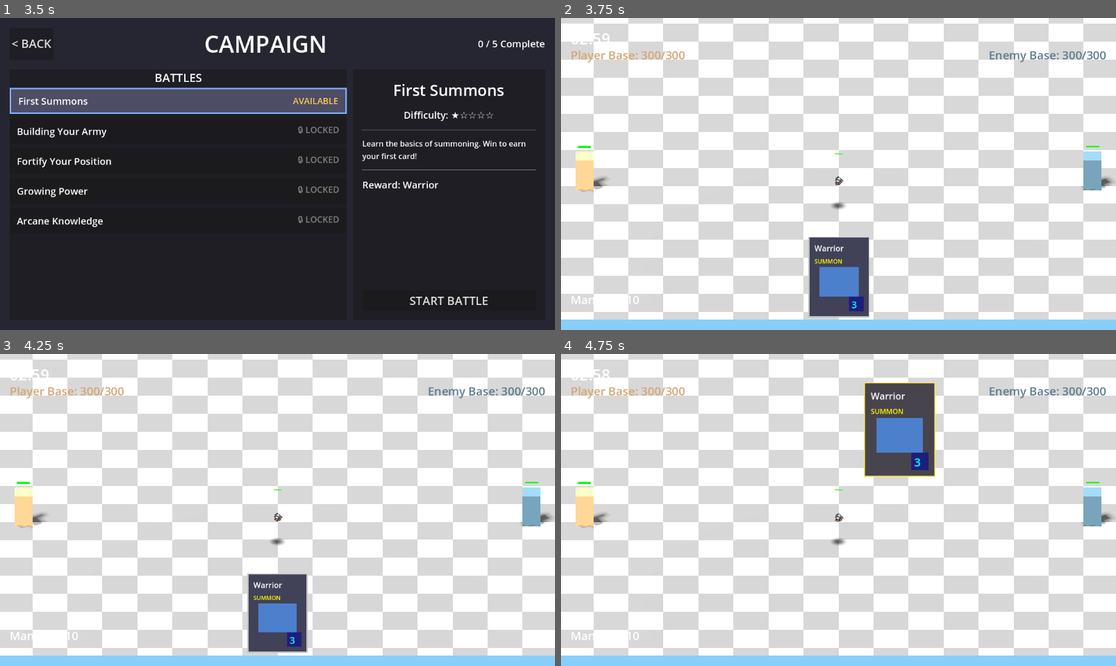
Above: before the commit, frames 1-4 (two rows, left to right).
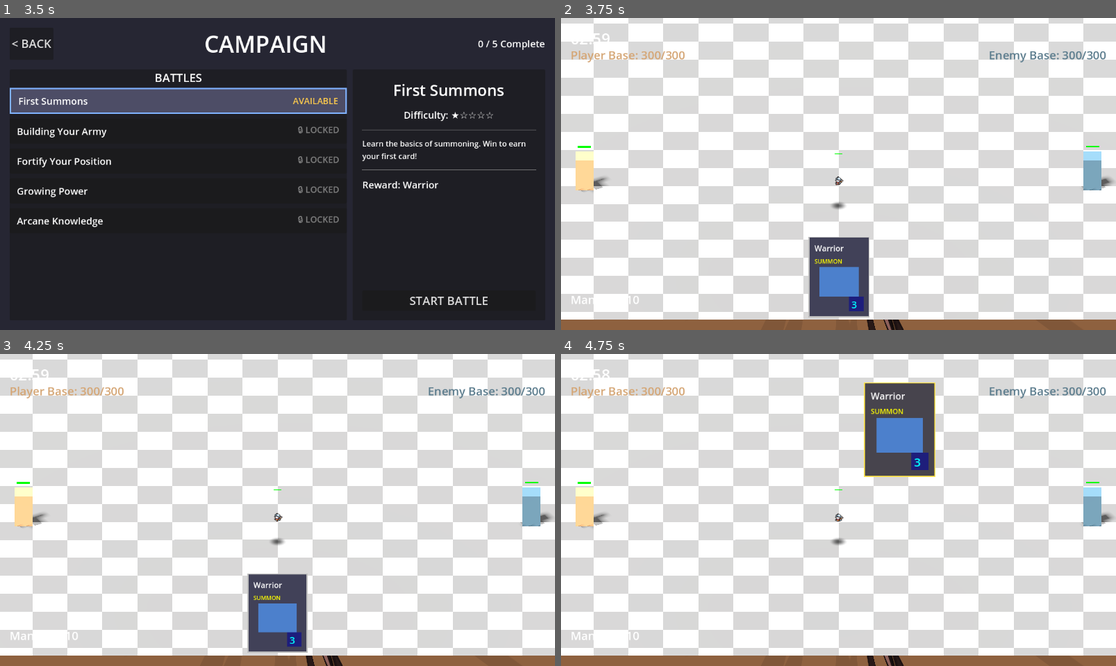
Above: after the commit, the same moments.

Repository: amari-charles/project-summoner
Game: Godot game, scene res://scenes/ui/main_menu.tscn
The game is run twice, just before and just after one commit, with the same random seed, the same clock (stepped at 60 frames per second) and the same inputs.
Inputs (mouse positions are in pixels of both pictures, inside the frame that each line leads up to):
- Up to frame 1 (3.5 s): click "PLAY" at 0.5 s; click "SELECT" at 1.25 s; click "CHOOSE WARRIOR" at 2 s; click (177, 99) at 2.75 s
- Up to frame 2 (3.75 s): click "START BATTLE" at 3.5 s
- Up to frame 3 (4.25 s): no input
- Up to frame 4 (4.75 s): tap Enter at 4.25 s; drag from (838, 612) to (894, 441) at 4.27 s

Frame 1 is identical in both runs. In frame 2, 3.3% of the frame differs, in the area x 0-100%, y 96-100%; in frame 3, 3.3%; in frame 4, 3.3%.

Commit message:
Use panorama sky for background instead of mesh
- Replaced mesh approach with PanoramaSkyMaterial
- Background image now wraps as environment skybox
- Changed background_mode from color (1) to sky (2)
- This should be visible from any camera angle

🤖 Generated with [Claude Code](https://claude.com/claude-code)

Co-Authored-By: Claude <noreply@anthropic.com>

Diff:
--- a/scenes/battlefield/base_battlefield_3d.tscn
+++ b/scenes/battlefield/base_battlefield_3d.tscn
@@ -1,18 +1,17 @@
-[gd_scene load_steps=9 format=3 uid="uid://cm2j43v0j4iiv"]
+[gd_scene load_steps=8 format=3 uid="uid://cm2j43v0j4iiv"]
 
 [ext_resource type="Script" path="res://scripts/battlefield/base_battlefield_3d.gd" id="1_script"]
 [ext_resource type="Texture2D" path="res://assets/environments/elven_land/game_background_1/game_background_1.png" id="2_background"]
 
-[sub_resource type="StandardMaterial3D" id="StandardMaterial3D_background"]
-albedo_texture = ExtResource("2_background")
-shading_mode = 0
+[sub_resource type="PanoramaSkyMaterial" id="PanoramaSkyMaterial_1"]
+panorama = ExtResource("2_background")
 
-[sub_resource type="PlaneMesh" id="PlaneMesh_background"]
-size = Vector2(80, 50)
+[sub_resource type="Sky" id="Sky_1"]
+sky_material = SubResource("PanoramaSkyMaterial_1")
 
 [sub_resource type="Environment" id="Environment_1"]
-background_mode = 1
-background_color = Color(0.53, 0.81, 0.98, 1)
+background_mode = 2
+sky = SubResource("Sky_1")
 ambient_light_source = 2
 ambient_light_color = Color(1, 1, 1, 1)
 ambient_light_energy = 0.5
@@ -58,11 +57,6 @@
 [node name="WorldEnvironment" type="WorldEnvironment" parent="."]
 environment = SubResource("Environment_1")
 
-[node name="Background" type="MeshInstance3D" parent="."]
-transform = Transform3D(1, 0, 0, 0, -4.37114e-08, 1, 0, -1, -4.37114e-08, 0, 0, -50)
-mesh = SubResource("PlaneMesh_background")
-surface_material_override/0 = SubResource("StandardMaterial3D_background")
-
 [node name="GroundLayer" type="Node3D" parent="."]
 
 [node name="Terrain" type="MeshInstance3D" parent="GroundLayer"]
